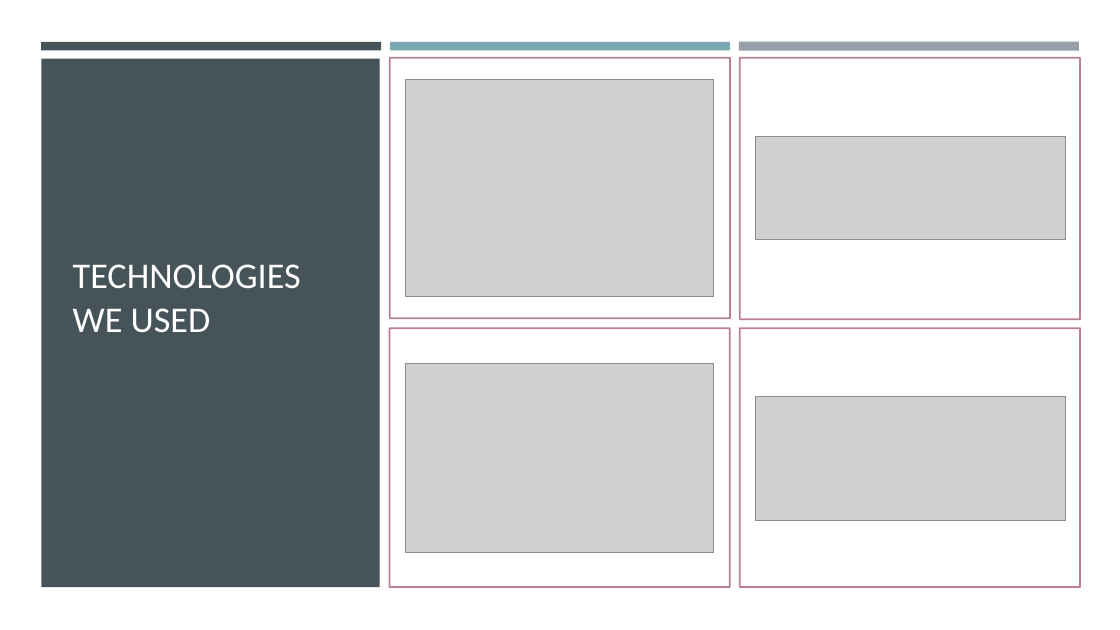
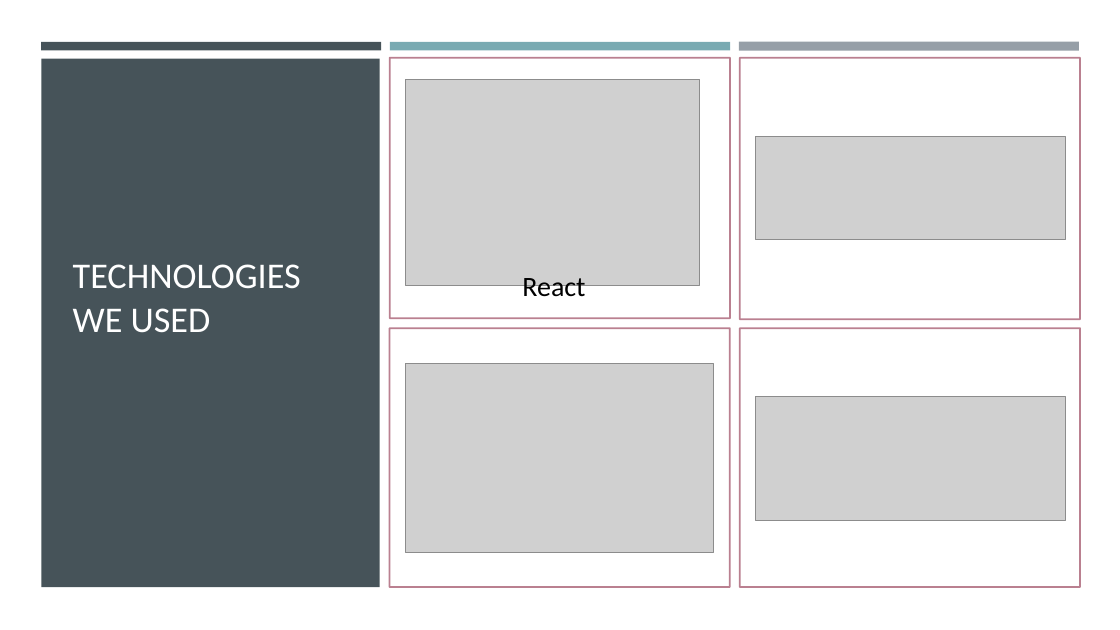
Before and after one commit to Xu12345-sophie/CS691TeamDice, a slide deck: slide 16 of Deliverable8/PCBuilder Web Application Sprint 8.pptx. Drawn at 1120x630 pixels with LibreOffice and Linux fonts; fonts in the diff are those of the drawing; grey boxes stand for pictures. Boxes give left, top, right and bottom in pixels: in the first picture for what was removed or moved away, otherwise in the second. Text is boxed around its words. In the diff, an @@ line names an element or a change of style, - is before the commit and + after.

```diff
--- a/Deliverable8/PCBuilder Web Application Sprint 8.pptx
+++ b/Deliverable8/PCBuilder Web Application Sprint 8.pptx
@@ picture: place and size @@
-picture at bbox=[406, 79, 714, 297]
+picture at bbox=[406, 79, 701, 285]
@@ text added at bbox=[522, 278, 585, 303], 24 pt, text #000000 @@
+React
```
Also in this commit, not shown: 6 other slides changed, 1 other file.
